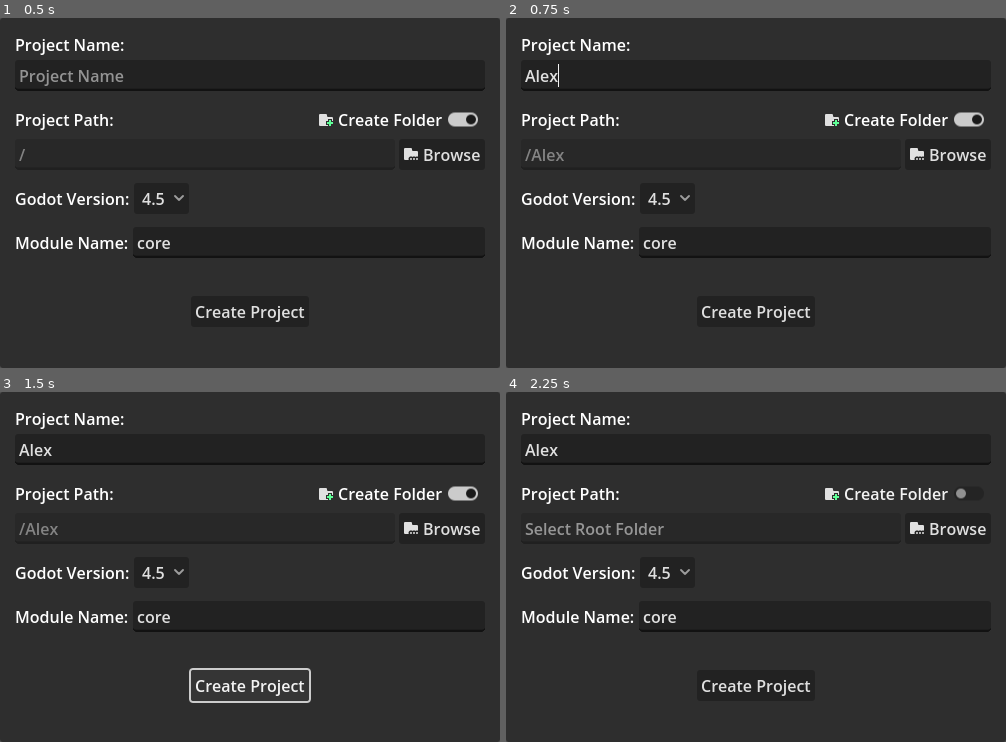
Above: before the commit, frames 1-4 (two rows, left to right).
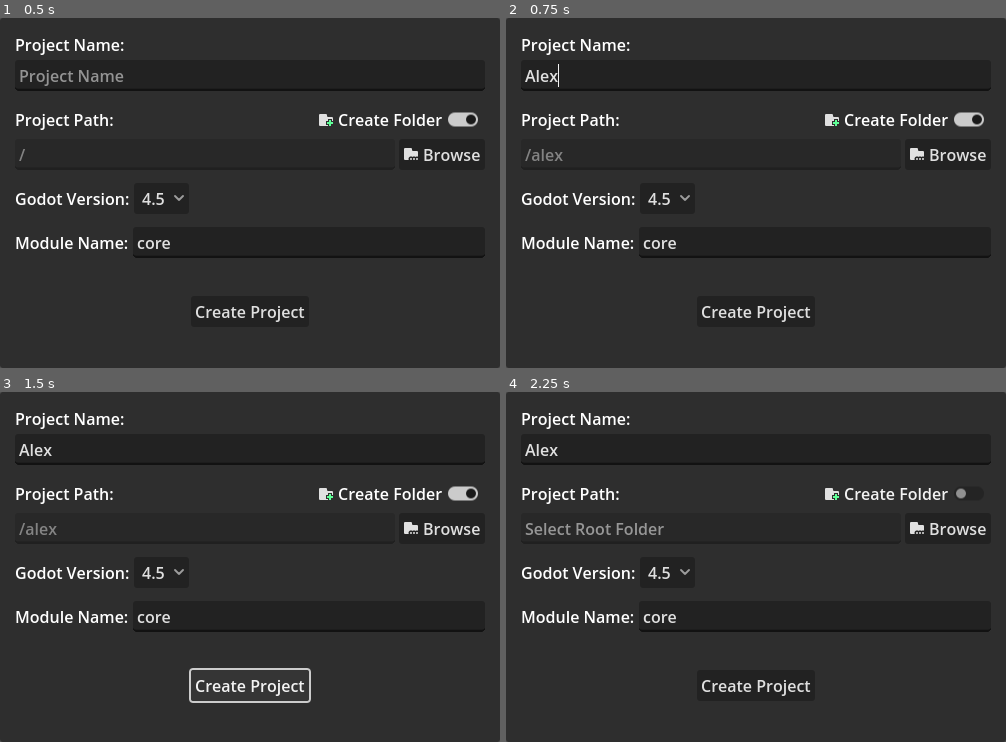
Above: after the commit, the same moments.

Repository: pliduino/gd-gen-easy-setup
Game: Godot game, scene res://main_screen.tscn
The game is run twice, just before and just after one commit, with the same random seed, the same clock (stepped at 60 frames per second) and the same inputs.
Inputs (mouse positions are in pixels of both pictures, inside the frame that each line leads up to):
- Up to frame 1 (0.5 s): no input
- Up to frame 2 (0.75 s): click (756, 74) at 0.52 s; type "Alex" at 0.6 s
- Up to frame 3 (1.5 s): click "Create Project" at 1.25 s
- Up to frame 4 (2.25 s): click "Create Folder" at 2 s

Frame 1 is identical in both runs. In frame 2, 0.1% of the frame differs, in the area x 5-12%, y 37-41%; in frame 3, 0.1%; in frame 4, nothing differs.
Error before the commit: Invalid operands 'String' and 'int' in operator '+'. (res://main_screen.gd:84)
Error after the commit: Invalid operands 'String' and 'int' in operator '+'. (res://main_screen.gd:93)

Commit message:
fix: treated input strings

Diff:
--- a/main_screen.gd
+++ b/main_screen.gd
@@ -16,6 +16,9 @@
 
 var base_path: String
 var project_name: String
+var project_name_no_format: String
+var module_name: String
+var module_name_no_format: String
 var create_folder: bool = true
 
 func _ready() -> void:
@@ -23,13 +26,14 @@
 	file_dialog.dir_selected.connect(_on_dir_select)
 	create_project_button.pressed.connect(_create_project)
 	project_name_edit.text_changed.connect(_on_project_name_update)
+	lib_name_edit.text_changed.connect(_on_module_name_update)
 	create_folder_check.toggled.connect(_on_create_folder_toggle)
 
 	base_path = OS.get_system_dir(OS.SYSTEM_DIR_DOCUMENTS)
 	folder_text.text = base_path
 
-	project_name = project_name_edit.text
-	_update_path_text()
+	_on_project_name_update(project_name_edit.text)
+	_on_module_name_update(lib_name_edit.text)
 
 func _on_create_folder_toggle(toggle: bool):
 	create_folder = toggle
@@ -43,8 +47,13 @@
 	_update_path_text()
 
 func _on_project_name_update(new_project_name: String):
-	project_name = new_project_name
+	project_name_no_format = new_project_name
+	project_name = new_project_name.to_lower().replace(' ', '_')
 	_update_path_text()
+
+func _on_module_name_update(new_module_name: String):
+	module_name_no_format = new_module_name
+	module_name = new_module_name.to_lower().replace(' ', '_')
 
 func _update_path_text():
 	folder_text.text = base_path
@@ -89,7 +98,7 @@
 		return
 
 
-	var module_folder = "%s/%s" % [project_folder, lib_name_edit.text];
+	var module_folder = "%s/%s" % [project_folder, module_name];
 	DirAccess.make_dir_absolute(module_folder)
 	DirAccess.make_dir_absolute("%s/src" % module_folder)
 	var register_types_h_file = FileAccess.open("%s/src/register_types.h" % module_folder,
@@ -102,7 +111,7 @@
 using namespace godot;
 
 void initialize_{module_name}_module(ModuleInitializationLevel p_level);
-void uninitialize_{module_name}_module(ModuleInitializationLevel p_level);".format({"module_name": lib_name_edit.text}))
+void uninitialize_{module_name}_module(ModuleInitializationLevel p_level);".format({"module_name": module_name}))
 
 	register_types_h_file.close()
 
@@ -150,17 +159,17 @@
 
 		return init_obj.init();
 	}
-}".format({"module_name": lib_name_edit.text}))
+}".format({"module_name": module_name}))
 
 	register_types_cpp_file.close()
 
-	_generate_module_sconstruct_file(module_folder, lib_name_edit.text)
+	_generate_module_sconstruct_file(module_folder, module_name)
 
 	DirAccess.make_dir_absolute(project_folder + "/godot")
 	_generate_godot_project_file(project_folder + "/godot")
 
 	DirAccess.make_dir_absolute(project_folder + "/godot/GDExtension")
-	_generate_gdextension_file(project_folder + "/godot", lib_name_edit.text)
+	_generate_gdextension_file(project_folder + "/godot", module_name)
 
 	if _clone_gd_gen(project_folder):
 		OS.move_to_trash(project_folder)
@@ -172,7 +181,7 @@
 
 	_generate_git_ignore(project_folder)
 
-	_generate_base_sconstruct_file(project_folder, [lib_name_edit.text])
+	_generate_base_sconstruct_file(project_folder, [module_name])
 
 	if _init_git(project_folder):
 		OS.move_to_trash(project_folder)
@@ -252,7 +261,7 @@
 [application]
 
 config/name=\"{project_name}\"
-".format({"project_name": project_name}))
+".format({"project_name": project_name_no_format}))
 
 	file.close()
 
@@ -371,6 +380,6 @@
 web.release.threads.wasm32 = \"res://GDExtension/{module_name}/{project_name}_{module_name}.web.template_release.wasm32.wasm\"
 web.debug.wasm32 = \"res://GDExtension/{module_name}/{project_name}_{module_name}.web.template_debug.wasm32.nothreads.wasm\"
 web.release.wasm32 = \"res://GDExtension/{module_name}/{project_name}_{module_name}.web.template_release.wasm32.nothreads.wasm\"
-".format({"module_name": lib_name_edit.text, "godot_version": godot_version_select.text, "project_name": project_name}))
-
-	file.close()
+".format({"module_name": module_name, "godot_version": godot_version_select.text, "project_name": project_name}))
+
+	file.close()
